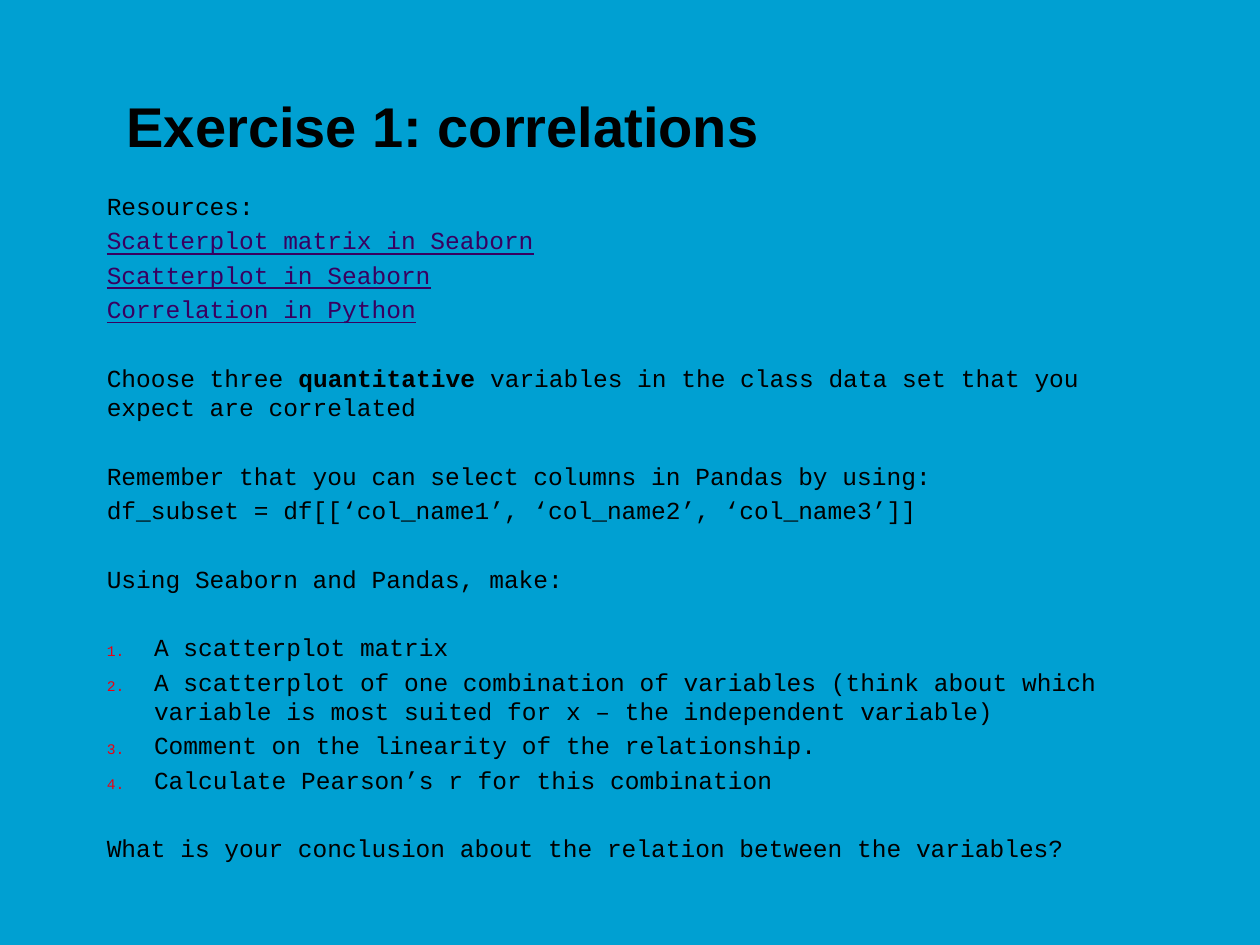
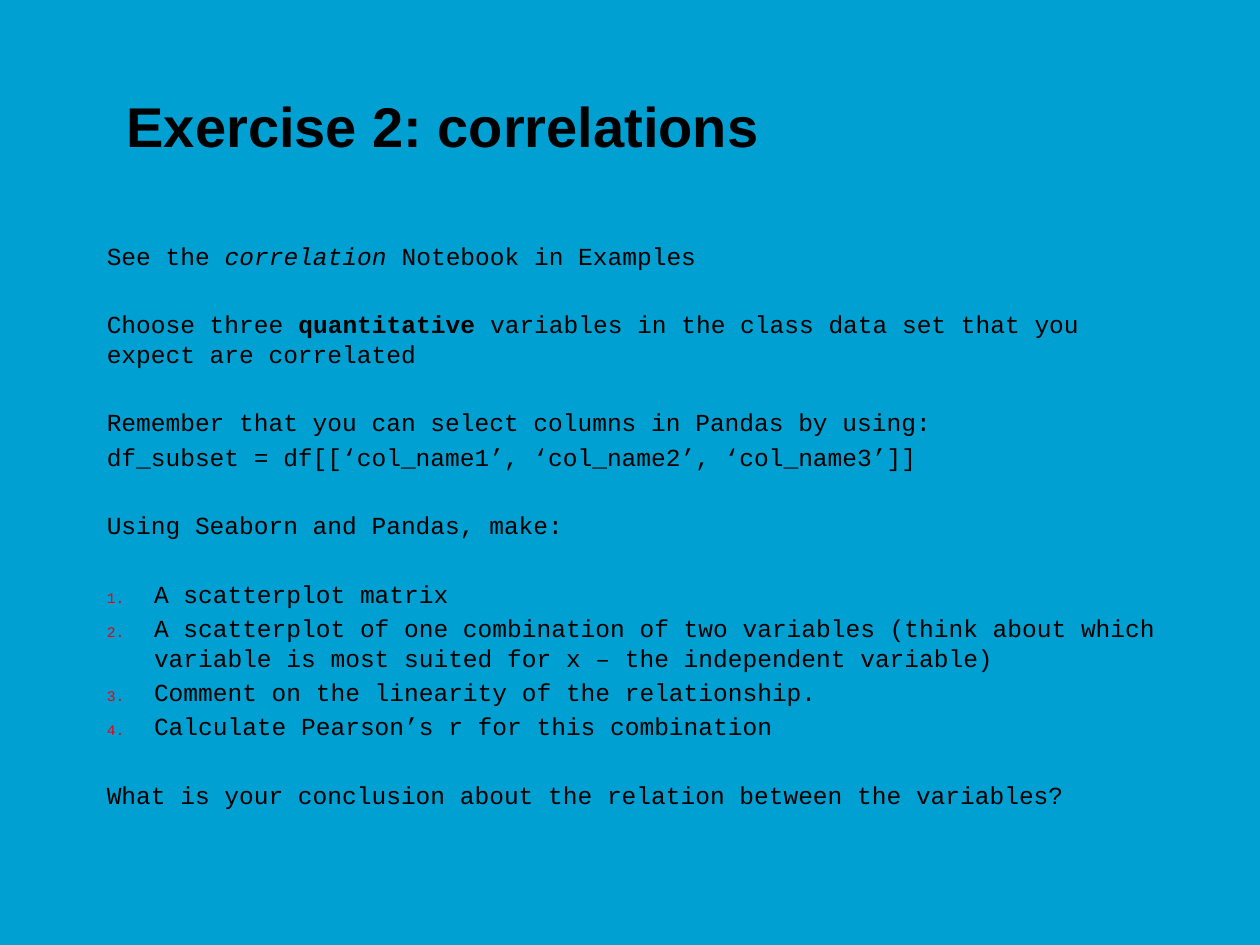
Before and after one commit to jonasmoons/data-driven-learning, a slide deck: slide 14 of slides/ddl-w5l1.pptx (slide 13 before the commit). Drawn at 1260x945 pixels with LibreOffice and Linux fonts; fonts in the diff are those of the drawing; background and template pictures are left out. Boxes give left, top, right and bottom in pixels: in the first picture for what was removed or moved away, otherwise in the second. Text is boxed around its words. In the diff, an @@ line names an element or a change of style, - is before the commit and + after.

Commit message:
updates

```diff
--- a/slides/ddl-w5l1.pptx
+++ b/slides/ddl-w5l1.pptx
@@ title at bbox=[127, 106, 758, 148]: text changed @@
-Exercise 1: correlations
+Exercise 2: correlations
@@ text "See the correlation Notebook in ...": place and size @@
-text "See the correlation Notebook in ..." at bbox=[107, 199, 1096, 862]
+text "See the correlation Notebook in ..." at bbox=[107, 247, 1155, 809]
@@ text at bbox=[107, 247, 696, 270]: text changed; text colour #380060 to #000000 @@
-Resources:
-Scatterplot matrix in Seaborn
-Scatterplot in Seaborn
-Correlation in Python
+See the correlation Notebook in Examples
@@ text at bbox=[154, 619, 1155, 672]: text changed @@
-2. A scatterplot of one combination of variables (think about which variable is most suited for x – the independent variable)
+2. A scatterplot of one combination of two variables (think about which variable is most suited for x – the independent variable)
```
Also in this commit, not shown: 6 other slides changed, 7 slides added, 2 slides removed.
